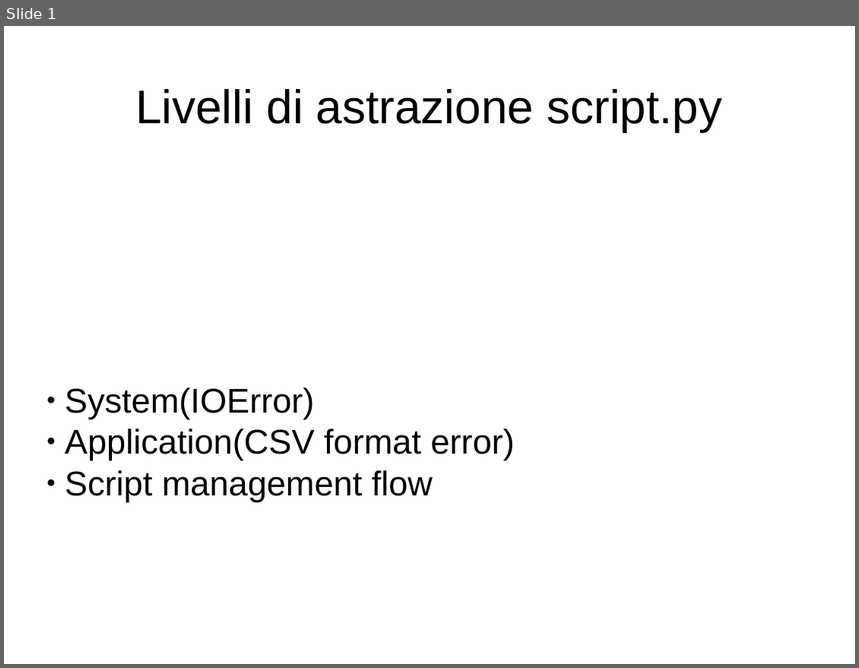
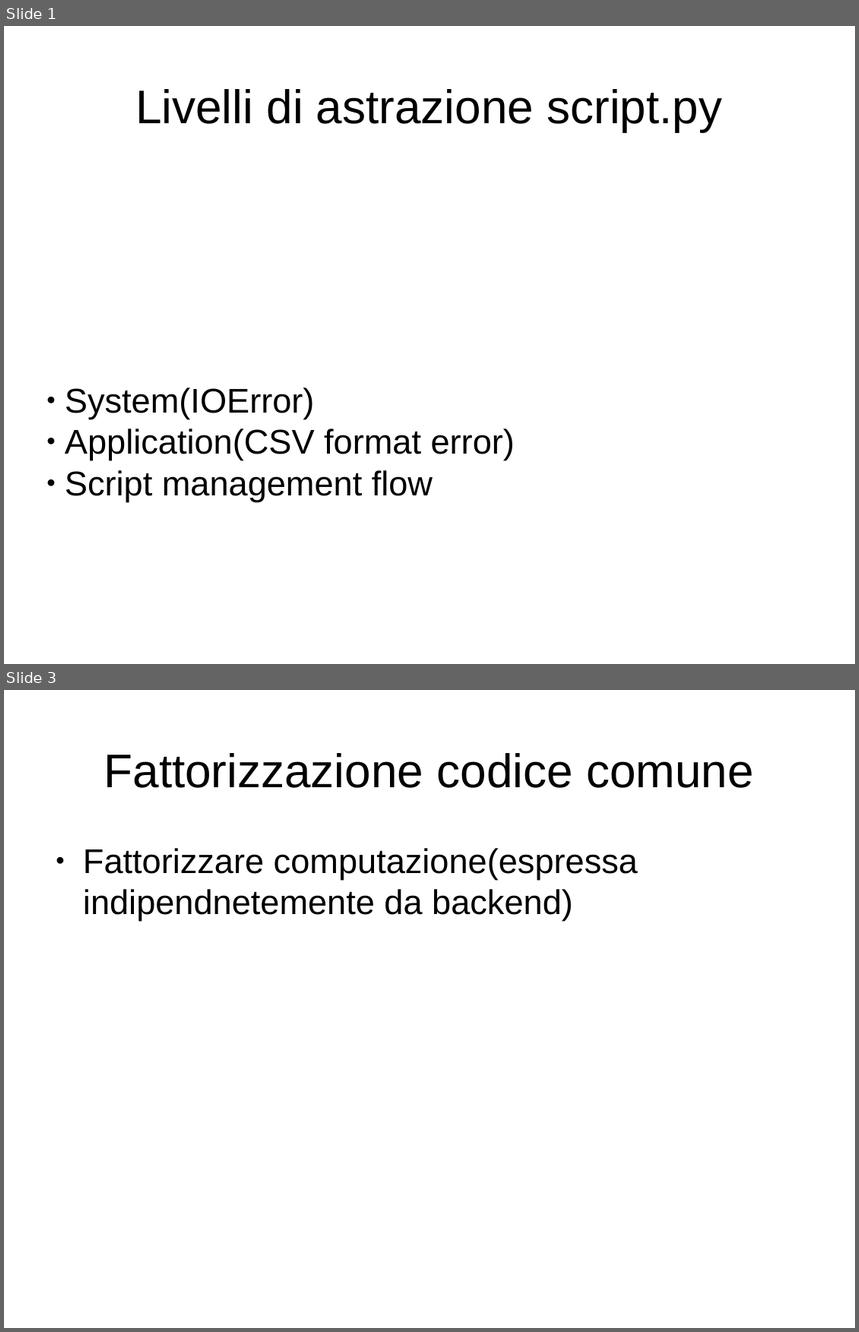
Before and after one commit to nicolacammillini/spacedys-batch, a slide deck: docs/slides-batch.odp. Shown one above the other, each under a label of ours: slide 1 before the commit, slides 1 and 3 after it; the slides between them are not shown. The pictures are 859x668 and 859x1332 pixels, drawn with LibreOffice and Linux fonts; fonts in the diff are those of the drawing. Boxes give left, top, right and bottom in pixels: in the first picture for what was removed or moved away, otherwise in the second. Text is boxed around its words. In the diff, an @@ line names an element or a change of style, - is before the commit and + after.

```diff
--- a/docs/slides-batch.odp
+++ b/docs/slides-batch.odp
@@ slide 3 added at [4,690,855,1328], background #FFFFFF @@
@@ title added at [104,753,754,788], 44 pt, text #000000 @@
+Fattorizzazione codice comune
@@ text added at [83,848,638,921], 32 pt, text #000000 @@
+● Fattorizzare computazione(espressa indipendnetemente da backend)
```
Also in this commit, not shown: 1 slide changed, 1 slide removed, 1 other file.
